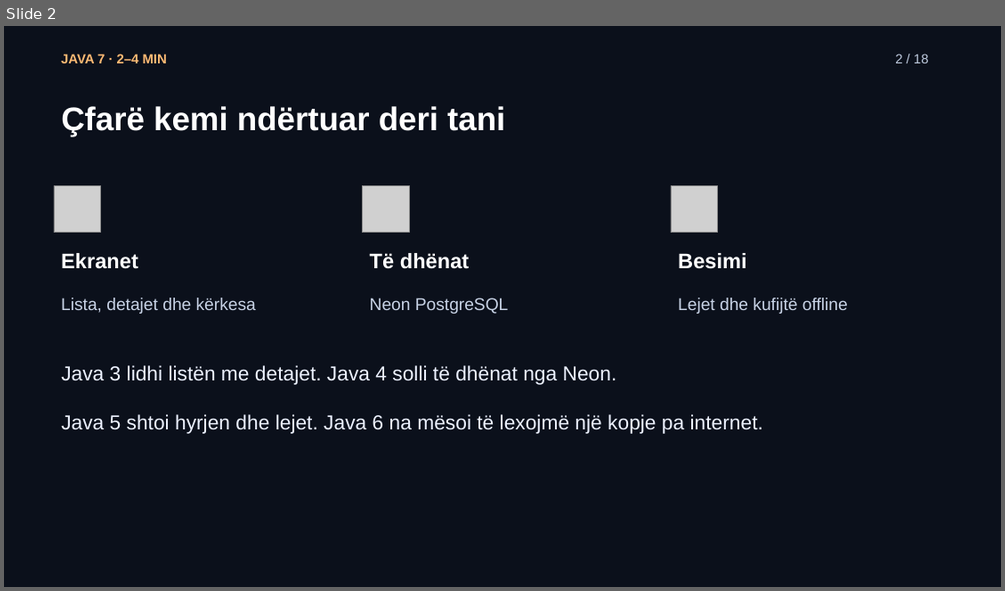
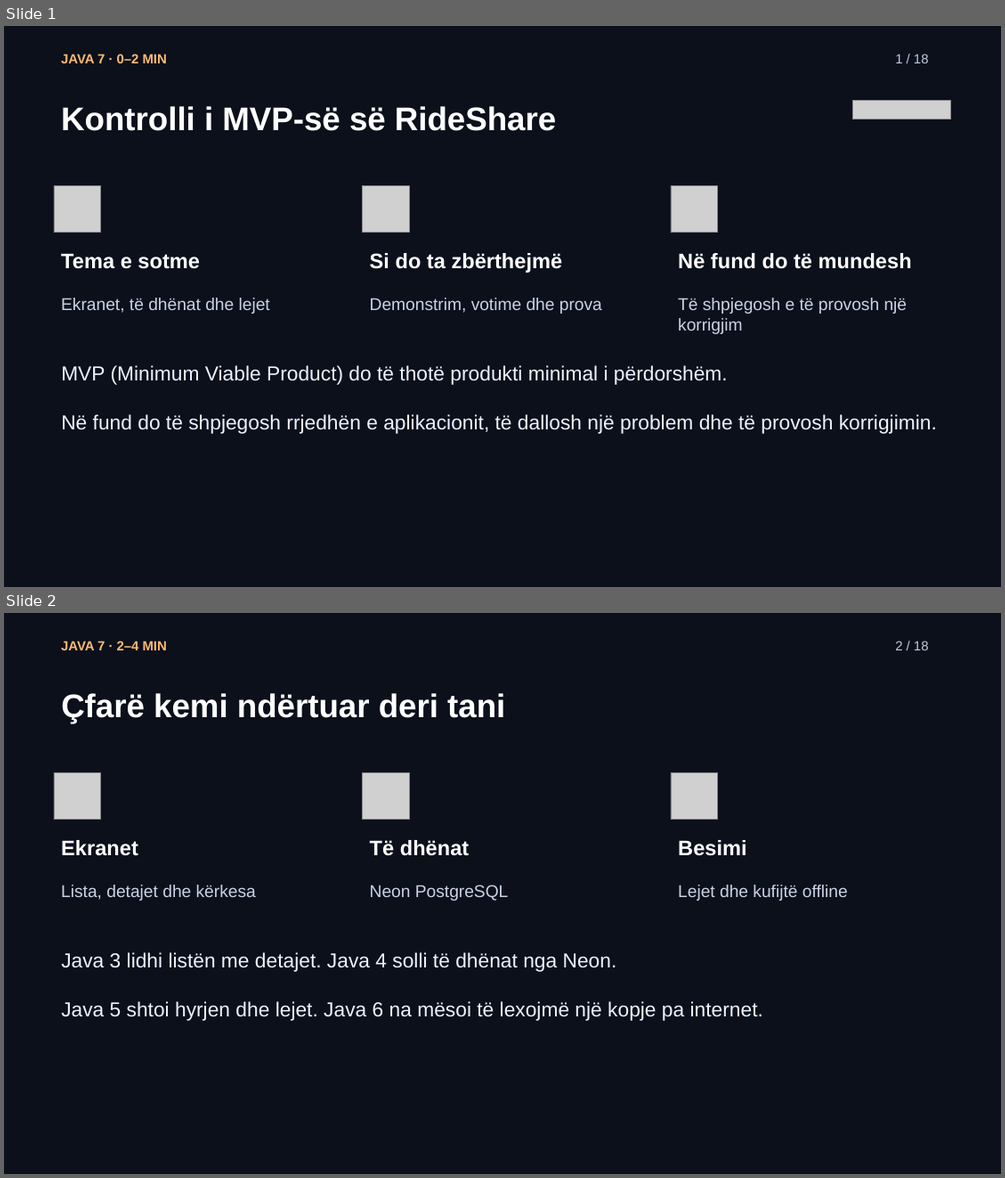
Before and after one commit to arbenl/arbenl.github.io, a slide deck: lendet/2026-2027/mobile/lectures/ligjerata-07-kontrolli-mvp-rideshare-2026.pptx. Shown one above the other, each under a label of ours: slide 2 before the commit, slides 1 and 2 after it. The pictures are 1005x591 and 1005x1178 pixels, drawn with LibreOffice and Linux fonts; fonts in the diff are those of the drawing; grey boxes stand for pictures. Boxes give left, top, right and bottom in pixels: in the first picture for what was removed or moved away, otherwise in the second. Text is boxed around its words. In the diff, an @@ line names an element or a change of style, - is before the commit and + after.

```diff
--- a/lendet/2026-2027/mobile/lectures/ligjerata-07-kontrolli-mvp-rideshare-2026.pptx
+++ b/lendet/2026-2027/mobile/lectures/ligjerata-07-kontrolli-mvp-rideshare-2026.pptx
@@ slide 1 added at (4,26,1001,587), background #0B101B @@
@@ text added at (61,54,167,63), 12.8 pt, text #FDBA74, bold @@
+JAVA 7 · 0–2 MIN
@@ text added at (895,54,929,63), 12.8 pt, text #BFCBDF @@
+1 / 18
@@ picture added at (853,100,950,119) @@
@@ text added at (61,106,556,131), 31.5 pt, text #FFFFFF, bold @@
+Kontrolli i MVP-së së RideShare
@@ picture added at (54,186,100,232) @@
@@ picture added at (362,186,409,232) @@
@@ picture added at (671,186,718,232) @@
@@ text added at (61,253,200,269), 20.2 pt, text #FFFFFF, bold @@
+Tema e sotme
@@ text added at (370,253,563,273), 20.2 pt, text #FFFFFF, bold @@
+Si do ta zbërthejmë
@@ text added at (678,253,912,269), 20.2 pt, text #FFFFFF, bold @@
+Në fund do të mundesh
@@ text added at (61,297,270,313), 16.5 pt, text #C8D3E6 @@
+Ekranet, të dhënat dhe lejet
@@ text added at (370,297,602,313), 16.5 pt, text #C8D3E6 @@
+Demonstrim, votime dhe prova
@@ text added at (678,297,907,334), 16.5 pt, text #C8D3E6 @@
+Të shpjegosh e të provosh një korrigjim
@@ text added at (61,365,937,434), 19.5 pt, text #EDF2FF @@
+MVP (Minimum Viable Product) do të thotë produkti minimal i përdorshëm.
+Në fund do të shpjegosh rrjedhën e aplikacionit, të dallosh një problem dhe të provosh korrigjimin.
```
Also in this commit, not shown: 1 slide removed, 5 other files.
